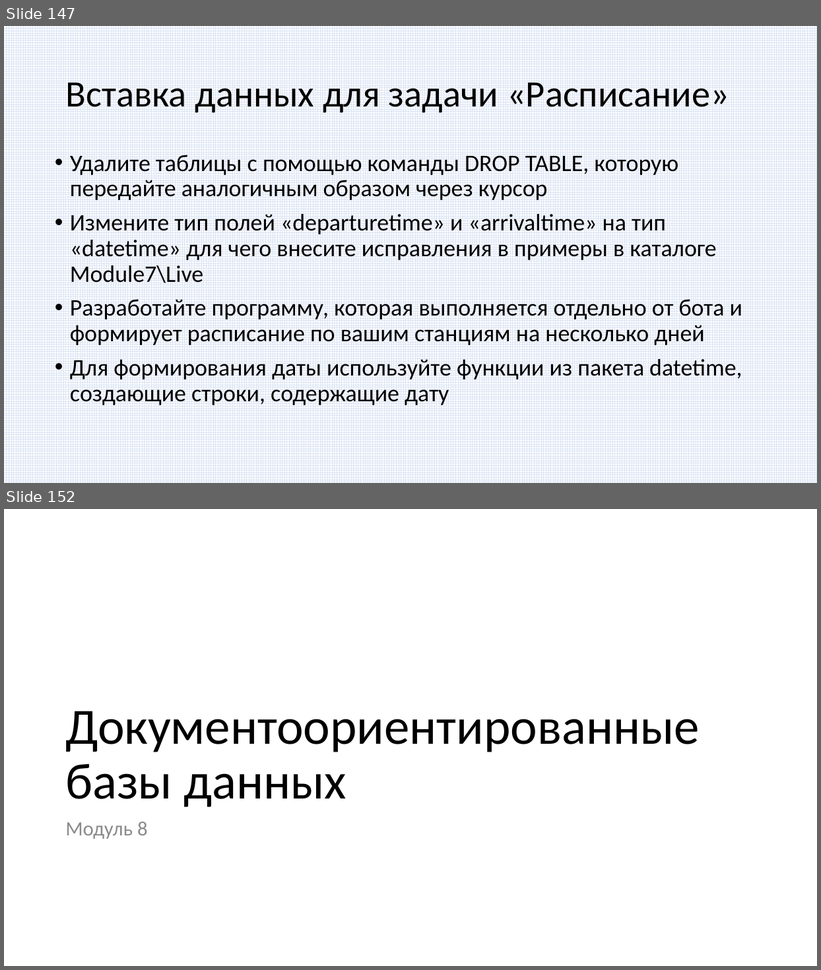
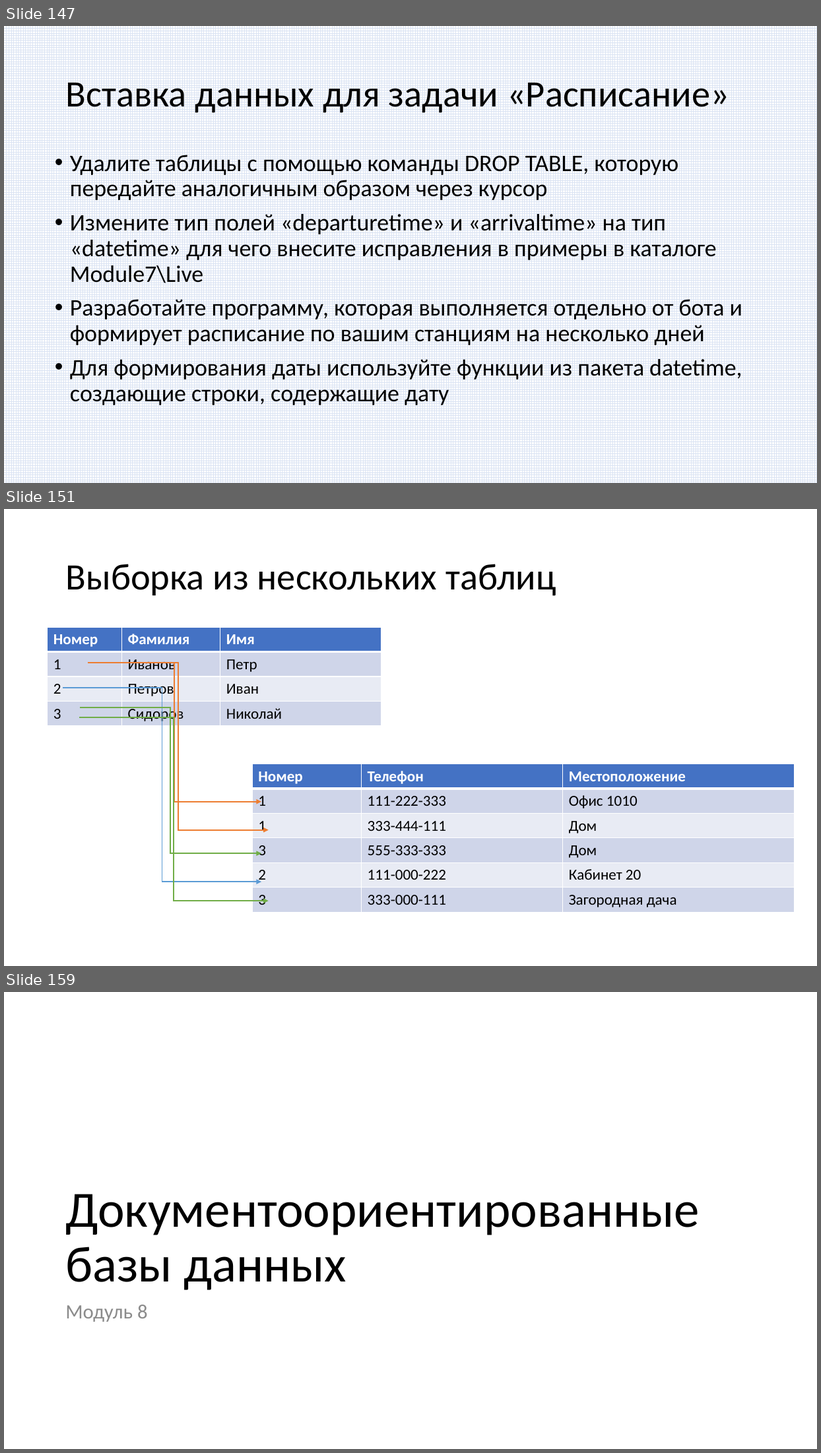
Before and after one commit to paveltsytovich/telegram-course, a slide deck: Presentation/Разработка ботов для телеграмм на Python.pptx. Shown one above the other, each under a label of ours: slides 147 and 152 before the commit, slides 147, 151 and 159 after it; the slides between them are not shown. The pictures are 821x970 and 821x1453 pixels, drawn with LibreOffice and Linux fonts; fonts in the diff are those of the drawing. Boxes give left, top, right and bottom in pixels: in the first picture for what was removed or moved away, otherwise in the second. Text is boxed around its words. In the diff, an @@ line names an element or a change of style, - is before the commit and + after.

```diff
--- a/Presentation/Разработка ботов для телеграмм на Python.pptx
+++ b/Presentation/Разработка ботов для телеграмм на Python.pptx
@@ slide 151 added at (4,509,817,966), background #FFFFFF @@
@@ title added at (66,564,556,596), 44 pt, text #000000 @@
+Выборка из нескольких таблиц
@@ table added at (48,627,382,726), 4 rows, 3 columns @@
+Номер | Фамилия | Имя
+1 | Иванов | Петр
+2 | Петров | Иван
+3 | Сидоров | Николай
@@ elbow arrow added from (88, 663) to (261, 802), #ED7D31 1.5 pt @@
@@ elbow arrow added from (88, 663) to (269, 830), #ED7D31 1.5 pt @@
@@ elbow arrow added from (63, 688) to (261, 883), #5B9BD5 1.5 pt @@
@@ elbow arrow added from (79, 718) to (269, 901), #70AD47 1.5 pt @@
@@ elbow arrow added from (80, 708) to (261, 854), #70AD47 1.5 pt @@
@@ table added at (252,764,795,912), 6 rows, 3 columns @@
+Номер | Телефон | Местоположение
+1 | 111-222-333 | Офис 1010
+1 | 333-444-111 | Дом
+3 | 555-333-333 | Дом
+2 | 111-000-222 | Кабинет 20
+3 | 333-000-111 | Загородная дача
@@ what was slide 152 is now slide 159 @@
```
Also in this commit, not shown: 4 slides changed, 6 other slides added.
